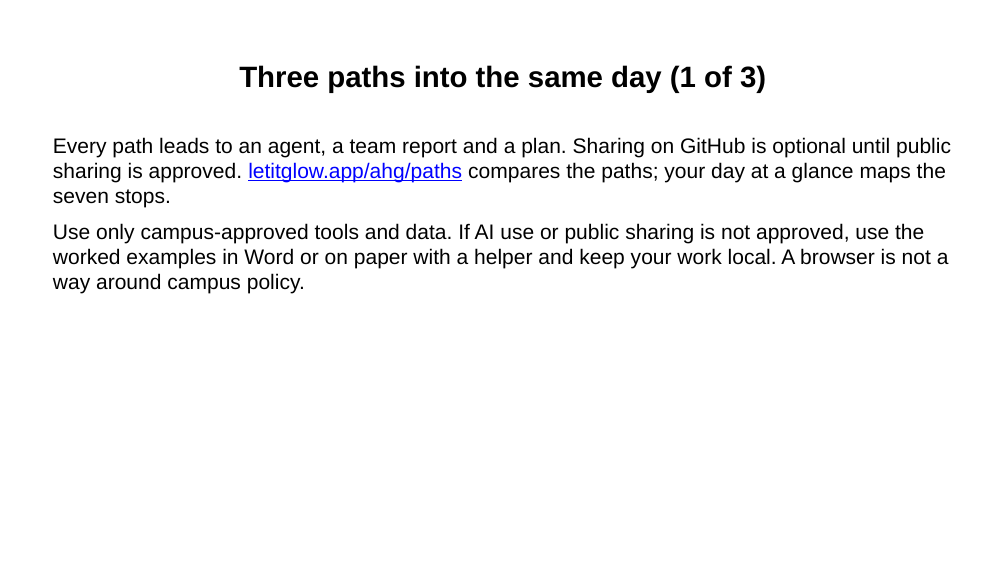
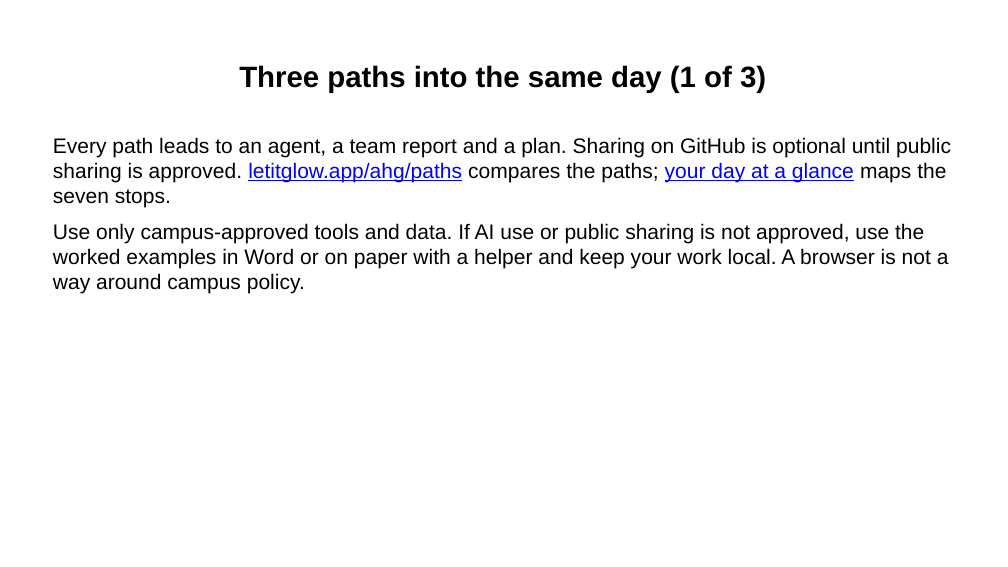
Before and after one commit to Community-Access/glow, a slide deck: slide 3 of docs/ahg-2026/kit/read-me.pptx. Drawn at 1008x567 pixels with LibreOffice and Linux fonts; fonts in the diff are those of the drawing. Boxes give left, top, right and bottom in pixels: in the first picture for what was removed or moved away, otherwise in the second. Text is boxed around its words. In the diff, an @@ line names an element or a change of style, - is before the commit and + after.

```diff
--- a/docs/ahg-2026/kit/read-me.pptx
+++ b/docs/ahg-2026/kit/read-me.pptx
@@ text at [53, 137, 951, 208]: text colour #000000 to #0000FF, underline on in "your day at a glance" @@
```
Also in this commit, not shown: 1 other slide changed, 20 other files.
